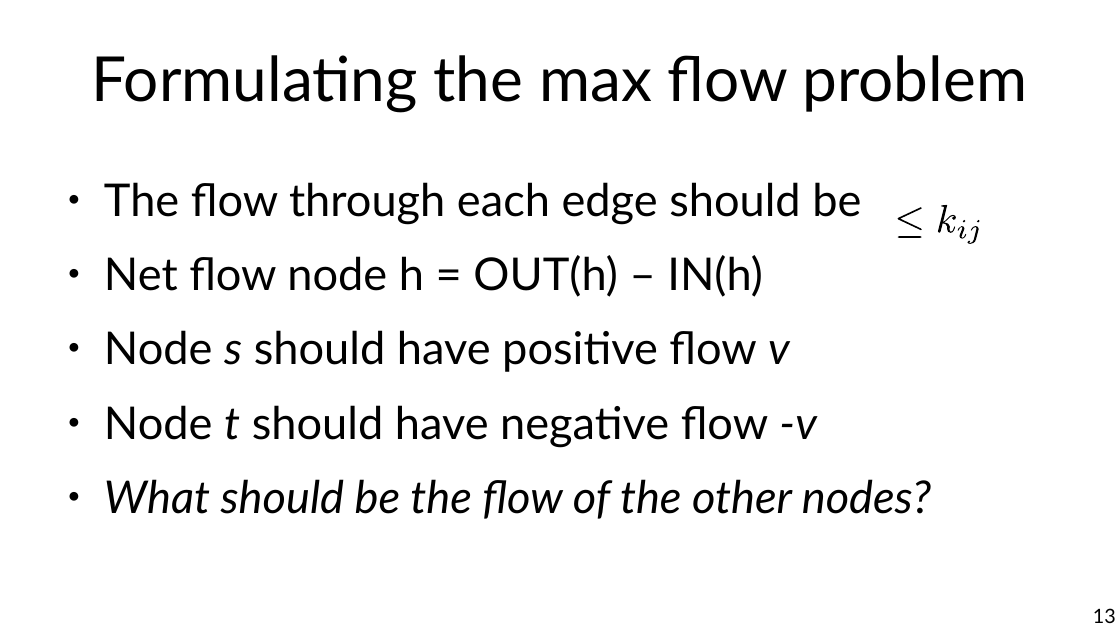
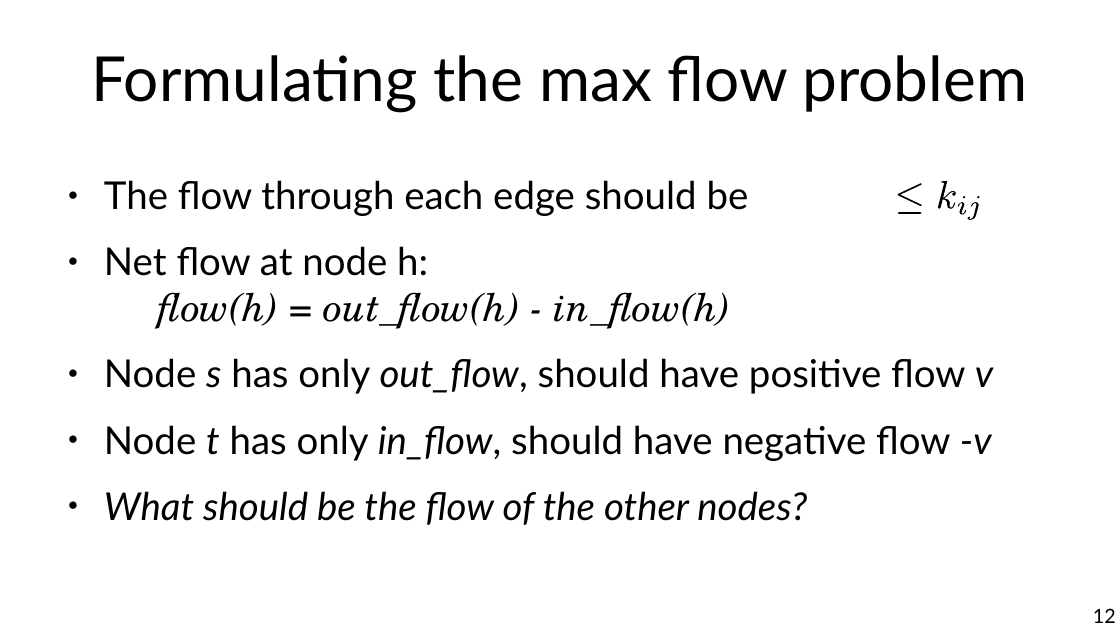
Before and after one commit to chatox/networks-science-course, a slide deck: slide 12 of theory/tt12_network_flows.odp (slide 13 before the commit). Drawn at 1120x630 pixels with LibreOffice and Linux fonts; fonts in the diff are those of the drawing. Boxes give left, top, right and bottom in pixels: in the first picture for what was removed or moved away, otherwise in the second. Text is boxed around its words. In the diff, an @@ line names an element or a change of style, - is before the commit and + after.

```diff
--- a/theory/tt12_network_flows.odp
+++ b/theory/tt12_network_flows.odp
@@ text at (x1=104, y1=180, x2=807, y2=525): size 32 to 27.2 pt in "The flow through each edge should be", "What should be the flow of the ..." @@
@@ 4 freeform shapes moved together from (x1=897, y1=205, x2=980, y2=244) to (x1=897, y1=181, x2=980, y2=221) @@
@@ text at (x1=104, y1=246, x2=993, y2=461): text changed; size 32 to 27.2 pt @@
-● Net flow node h = OUT(h) – IN(h)
-● Node s should have positive flow v
-● Node t should have negative flow -v
+● Net flow at node h:
+  flow(h) = out_flow(h) - in_flow(h)
+● Node s has only out_flow, should have positive flow v
+● Node t has only in_flow, should have negative flow -v
@@ page number at (x1=1093, y1=608, x2=1116, y2=623): text changed @@
-13
+12
```
Also in this commit, not shown: 11 other slides changed, 3 slides added, 1 slide removed, 1 other file.
